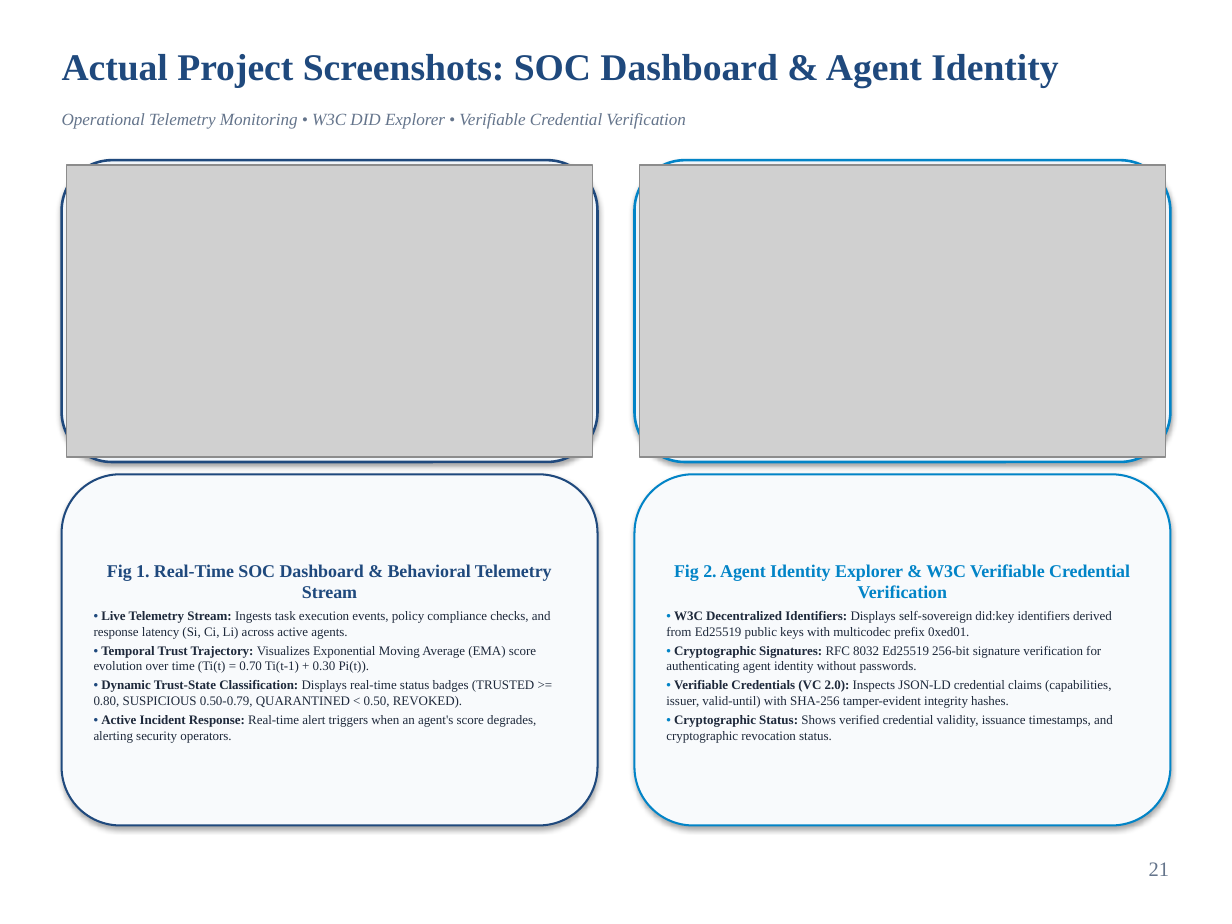
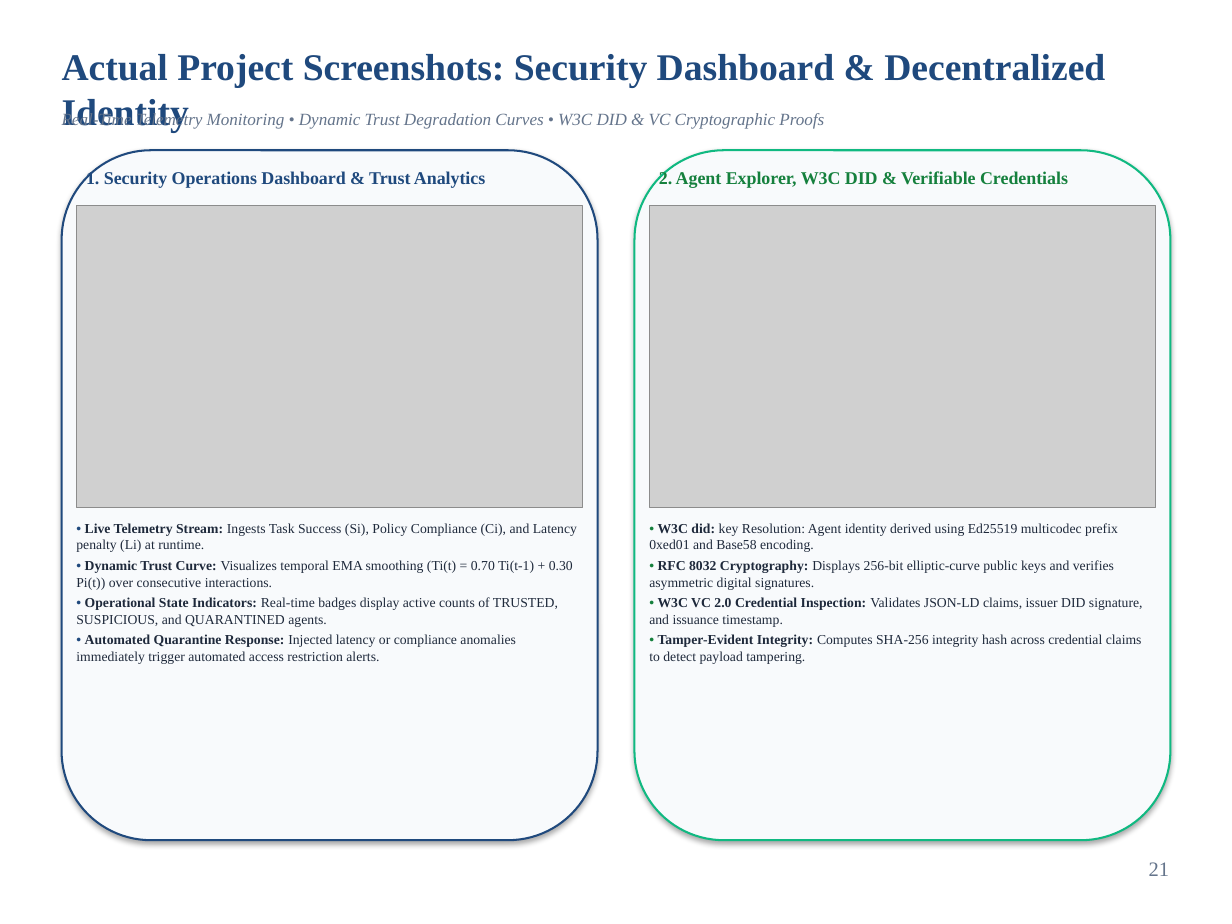
Before and after one commit to Manishpatil0608/trustchain-ai, a slide deck: slide 21 of TrustChain_AI_Phase_III_Final_Enhanced.pptx. Drawn at 1232x924 pixels with LibreOffice and Linux fonts; fonts in the diff are those of the drawing; grey boxes stand for pictures; background and template pictures are left out. Boxes give left, top, right and bottom in pixels: in the first picture for what was removed or moved away, otherwise in the second. Text is boxed around its words. In the diff, an @@ line names an element or a change of style, - is before the commit and + after.

```diff
--- a/TrustChain_AI_Phase_III_Final_Enhanced.pptx
+++ b/TrustChain_AI_Phase_III_Final_Enhanced.pptx
@@ text at [62,54,1105,133]: text changed @@
-Actual Project Screenshots: SOC Dashboard & Agent Identity
+Actual Project Screenshots: Security Dashboard & Decentralized Identity
@@ text at [62,111,824,129]: text changed @@
-Operational Telemetry Monitoring • W3C DID Explorer • Verifiable Credential Verification
+Real-Time Telemetry Monitoring • Dynamic Trust Degradation Curves • W3C DID & VC Cryptographic Proofs
@@ rounded rectangle: place and size @@
-rounded rectangle at [62,160,598,462]
+rounded rectangle at [62,150,598,840]
@@ rounded rectangle at [62,150,598,840]: fill #F1F5F9 to #F8FAFC; outline #1F497D 1.5 pt to #1F497D 1.2 pt @@
@@ text added at [86,170,485,188], 10.5 pt, text #1F497D, bold @@
+1. Security Operations Dashboard & Trust Analytics
@@ rounded rectangle removed at [634,160,1170,462] @@
@@ rounded rectangle added at [634,150,1170,840], fill #F8FAFC, outline #10B981 1.2 pt @@
@@ text added at [659,170,1068,188], 10.5 pt, text #15803D, bold @@
+2. Agent Explorer, W3C DID & Verifiable Credentials
@@ picture: place and size @@
-picture at [67,165,593,457]
+picture at [76,206,583,508]
@@ picture: place and size @@
-picture at [639,165,1165,457]
+picture at [649,206,1156,508]
@@ rounded rectangle removed at [62,474,598,825] @@
-Fig 1. Real-Time SOC Dashboard & Behavioral Telemetry Stream
-• Live Telemetry Stream: Ingests task execution events, policy compliance checks, and response latency (Si, Ci, Li) across active agents.
-• Temporal Trust Trajectory: Visualizes Exponential Moving Average (EMA) score evolution over time (Ti(t) = 0.70 Ti(t-1) + 0.30 Pi(t)).
-• Dynamic Trust-State Classification: Displays real-time status badges (TRUSTED >= 0.80, SUSPICIOUS 0.50-0.79, QUARANTINED < 0.50, REVOKED).
-• Active Incident Response: Real-time alert triggers when an agent's score degrades, alerting security operators.
@@ rounded rectangle removed at [634,474,1170,825] @@
-Fig 2. Agent Identity Explorer & W3C Verifiable Credential Verification
-• W3C Decentralized Identifiers: Displays self-sovereign did:key identifiers derived from Ed25519 public keys with multicodec prefix 0xed01.
-• Cryptographic Signatures: RFC 8032 Ed25519 256-bit signature verification for authenticating agent identity without passwords.
-• Verifiable Credentials (VC 2.0): Inspects JSON-LD credential claims (capabilities, issuer, valid-until) with SHA-256 tamper-evident integrity hashes.
-• Cryptographic Status: Shows verified credential validity, issuance timestamps, and cryptographic revocation status.
@@ text added at [76,523,577,664], 8 pt, text #1E293B @@
+• Live Telemetry Stream: Ingests Task Success (Si), Policy Compliance (Ci), and Latency penalty (Li) at runtime.
+• Dynamic Trust Curve: Visualizes temporal EMA smoothing (Ti(t) = 0.70 Ti(t-1) + 0.30 Pi(t)) over consecutive interactions.
+• Operational State Indicators: Real-time badges display active counts of TRUSTED, SUSPICIOUS, and QUARANTINED agents.
+• Automated Quarantine Response: Injected latency or compliance anomalies immediately trigger automated access restriction alerts.
@@ text added at [649,523,1143,664], 8 pt, text #1E293B @@
+• W3C did: key Resolution: Agent identity derived using Ed25519 multicodec prefix 0xed01 and Base58 encoding.
+• RFC 8032 Cryptography: Displays 256-bit elliptic-curve public keys and verifies asymmetric digital signatures.
+• W3C VC 2.0 Credential Inspection: Validates JSON-LD claims, issuer DID signature, and issuance timestamp.
+• Tamper-Evident Integrity: Computes SHA-256 integrity hash across credential claims to detect payload tampering.
```
Also in this commit, not shown: 6 other slides changed, 2 other files.
